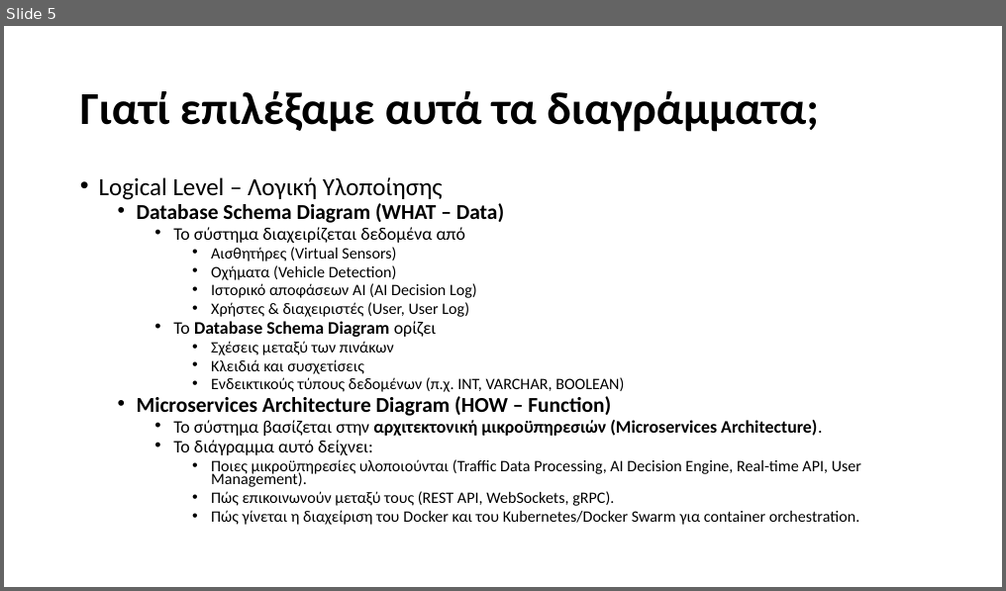
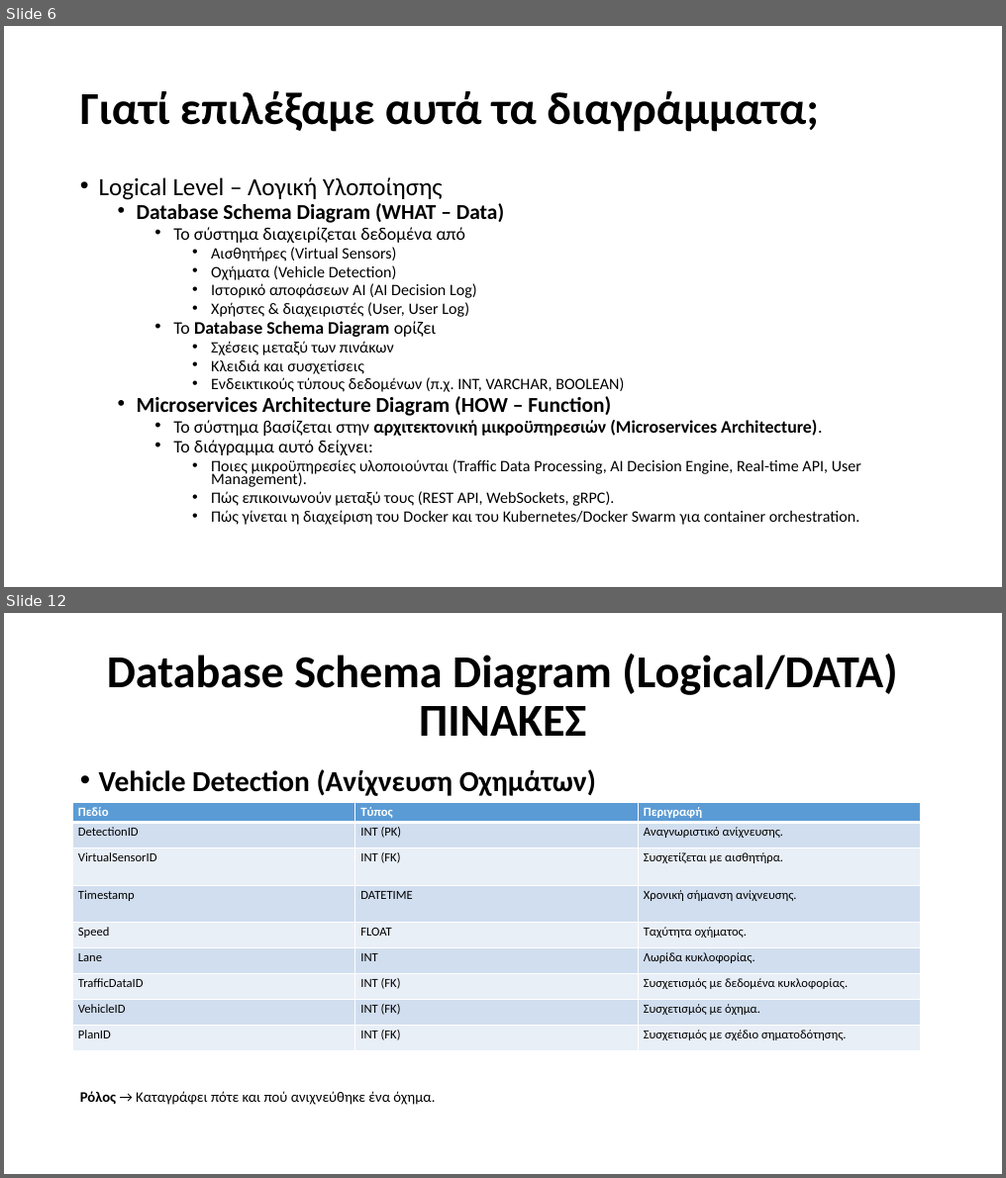
Before and after one commit to Ath21/STL_Drive, a slide deck: Presentation.pptx. Shown one above the other, each under a label of ours: slide 5 before the commit, slides 6 and 12 after it; the slides between them are not shown. The pictures are 1006x591 and 1006x1178 pixels, drawn with LibreOffice and Linux fonts; fonts in the diff are those of the drawing. Boxes give left, top, right and bottom in pixels: in the first picture for what was removed or moved away, otherwise in the second. Text is boxed around its words. In the diff, an @@ line names an element or a change of style, - is before the commit and + after.

```diff
--- a/Presentation.pptx
+++ b/Presentation.pptx
@@ slide 12 added at [4,613,1002,1174], background #FFFFFF @@
@@ title added at [107,654,897,736], 44 pt, text #000000, bold @@
+Database Schema Diagram (Logical/DATA)
+ΠΙΝΑΚΕΣ
@@ text added at [80,769,596,1105], 14 pt, text #000000 @@
+• Vehicle Detection (Ανίχνευση Οχημάτων)
+Ρόλος → Καταγράφει πότε και πού ανιχνεύθηκε ένα όχημα.
@@ table added at [73,802,922,1052], 9 rows, 3 columns @@
+Πεδίο | Τύπος | Περιγραφή
+DetectionID | INT (PK) | Αναγνωριστικό ανίχνευσης.
+VirtualSensorID | INT (FK) | Συσχετίζεται με αισθητήρα.
+Timestamp | DATETIME | Χρονική σήμανση ανίχνευσης.
+Speed | FLOAT | Ταχύτητα οχήματος.
+Lane | INT | Λωρίδα κυκλοφορίας.
+TrafficDataID | INT (FK) | Συσχετισμός με δεδομένα κυκλοφορίας.
+VehicleID | INT (FK) | Συσχετισμός με όχημα.
+PlanID | INT (FK) | Συσχετισμός με σχέδιο σηματοδότησης.
@@ what was slide 5 is now slide 6 @@
```
Also in this commit, not shown: 5 slides changed, 13 other slides added, 2 slides removed, 1 other file.
